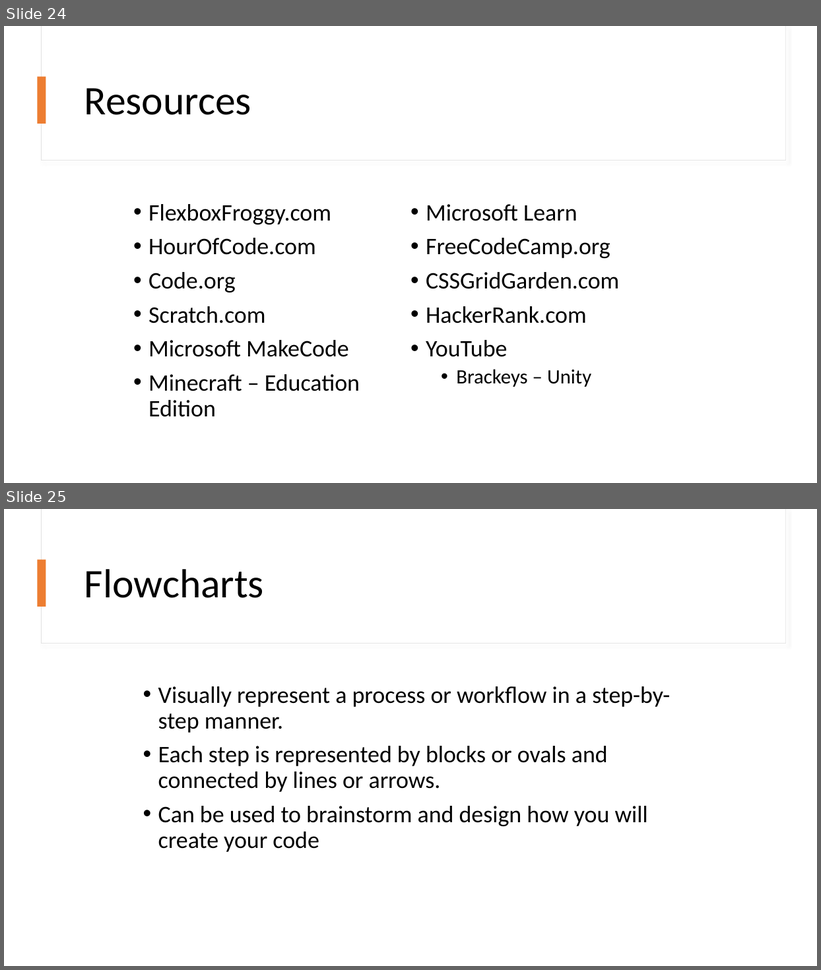
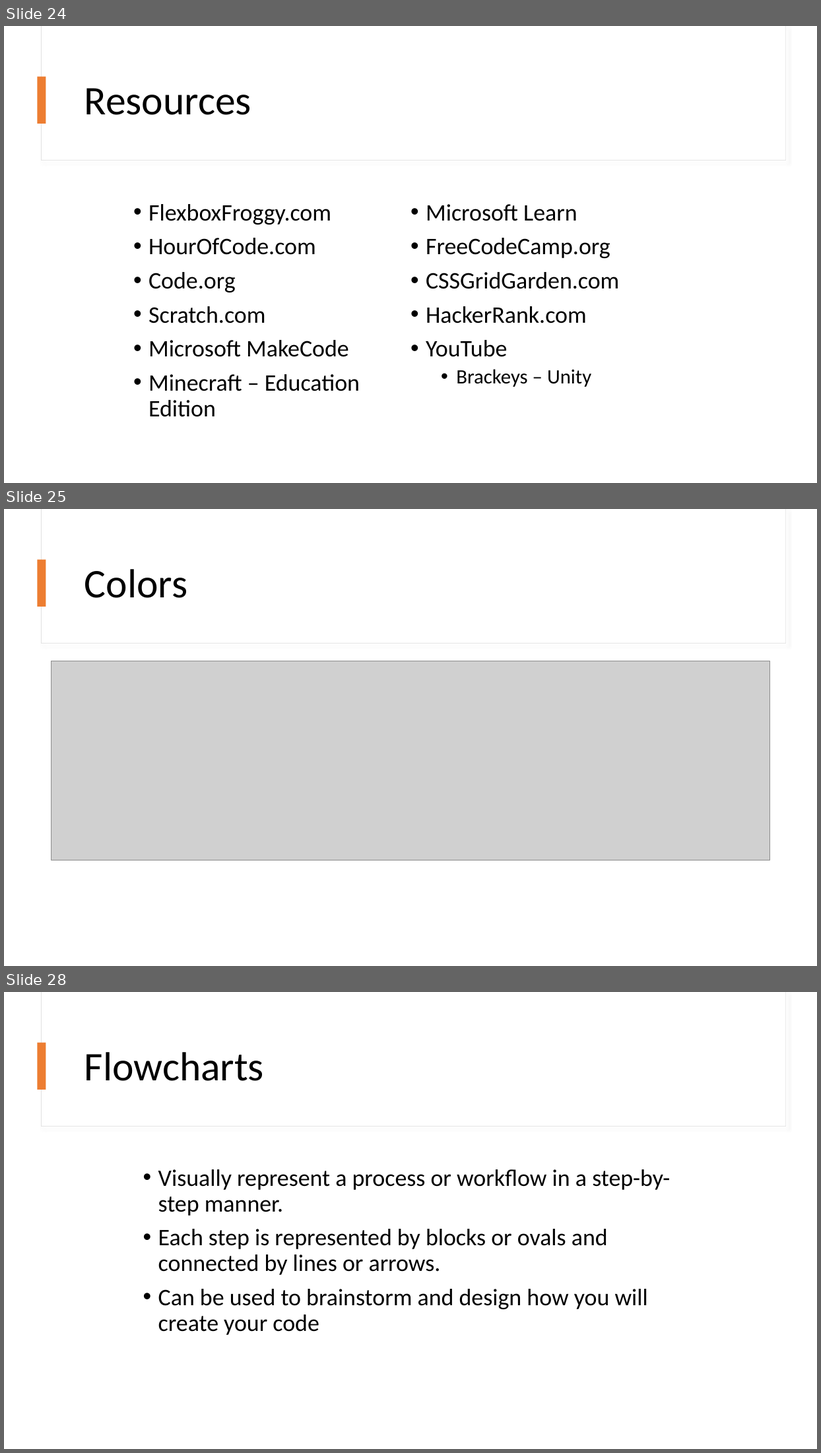
Before and after one commit to kevmoens/ThatConference2022, a slide deck: ThatConference2022.pptx. Shown one above the other, each under a label of ours: slides 24 and 25 before the commit, slides 24, 25 and 28 after it; the slides between them are not shown. The pictures are 821x970 and 821x1453 pixels, drawn with LibreOffice and Linux fonts; fonts in the diff are those of the drawing; grey boxes stand for pictures. Boxes give left, top, right and bottom in pixels: in the first picture for what was removed or moved away, otherwise in the second. Text is boxed around its words. In the diff, an @@ line names an element or a change of style, - is before the commit and + after.

```diff
--- a/ThatConference2022.pptx
+++ b/ThatConference2022.pptx
@@ slide 25 added at <box>4,509,817,966</box>, background #FFFFFF @@
@@ rectangle added at <box>41,509,786,644</box>, fill #FFFFFF, outline #E1E1E1 0.75 pt @@
@@ rectangle added at <box>42,509,786,643</box>, fill #FFFFFF @@
@@ rectangle added at <box>38,560,46,607</box>, fill #ED7D31 @@
@@ title added at <box>85,569,187,598</box>, 48 pt, text #000000 @@
+Colors
@@ picture added at <box>52,661,770,860</box> @@
@@ what was slide 25 is now slide 28 @@
```
Also in this commit, not shown: 3 slides changed, 2 other slides added.
